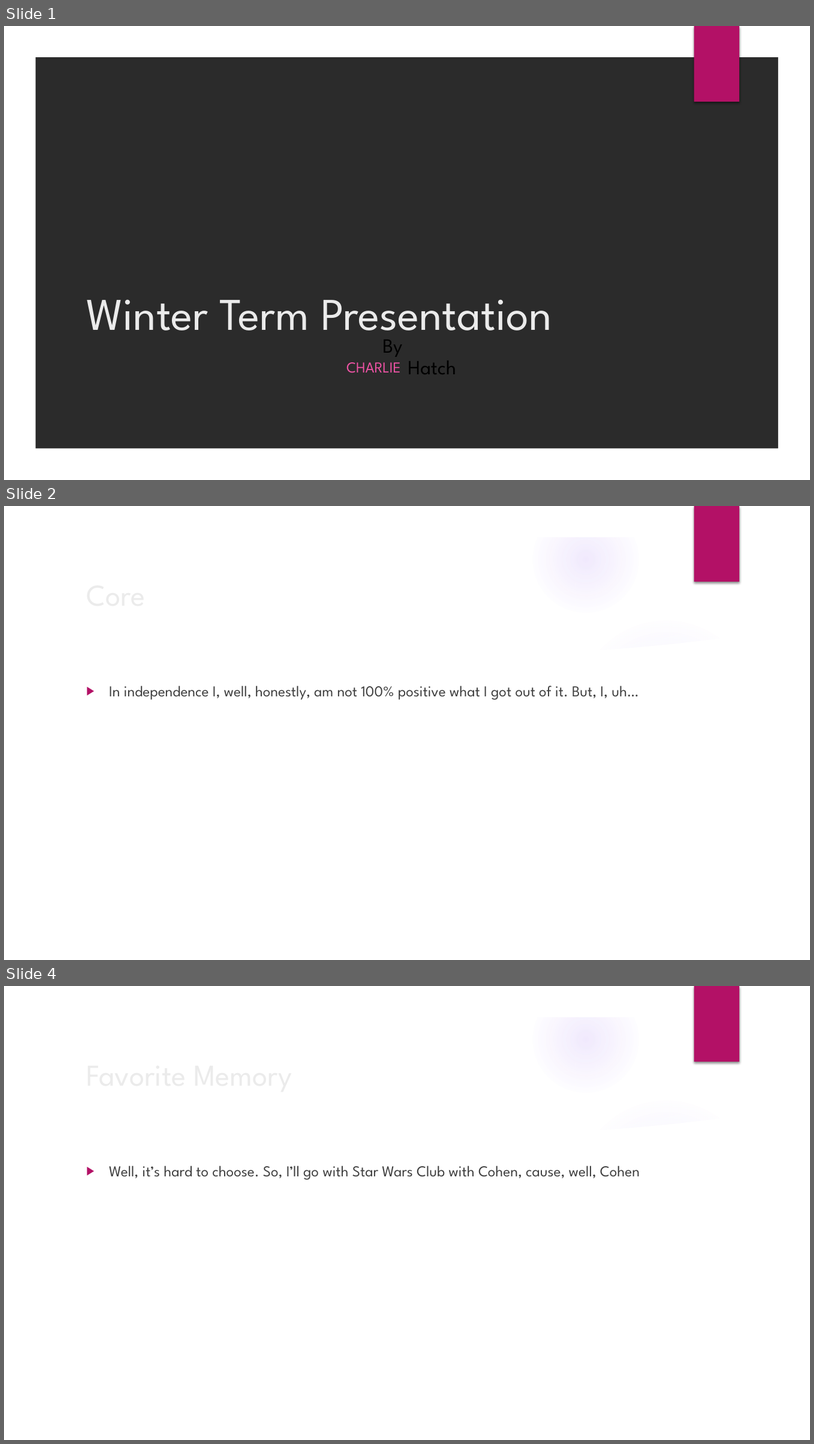
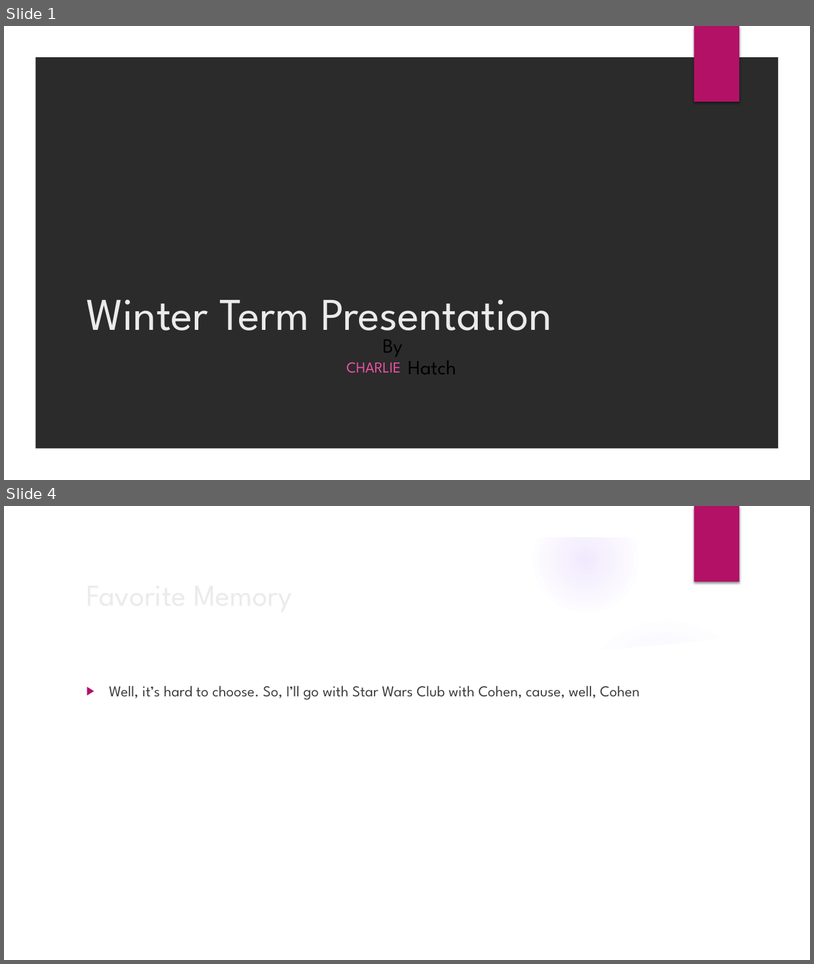
Before and after one commit to CTH-npitx/Presentations, a slide deck: Current Presentation/Winter Term Presentation.pptx. Shown one above the other, each under a label of ours: slides 1, 2 and 4 before the commit, slides 1 and 4 after it; the slides between them are not shown. The pictures are 814x1444 and 814x964 pixels, drawn with LibreOffice and Linux fonts; fonts in the diff are those of the drawing; background and template pictures are left out; a plain dark background stands for a picture behind light text. Boxes give left, top, right and bottom in pixels: in the first picture for what was removed or moved away, otherwise in the second. Text is boxed around its words. In the diff, an @@ line names an element or a change of style, - is before the commit and + after.

```diff
--- a/Current Presentation/Winter Term Presentation.pptx
+++ b/Current Presentation/Winter Term Presentation.pptx
@@ slide 2 removed at (x1=4, y1=506, x2=810, y2=960), background picture (left out); not listed: 9 template elements that a slide beside it also shows @@
@@ title removed at (x1=80, y1=570, x2=660, y2=617) @@
-Core
@@ text removed at (x1=109, y1=685, x2=639, y2=700) @@
-▶ In independence I, well, honestly, am not 100% positive what I got out of it. But, I, uh…
```
Also in this commit, not shown: 1 slide changed, 1 slide added.
